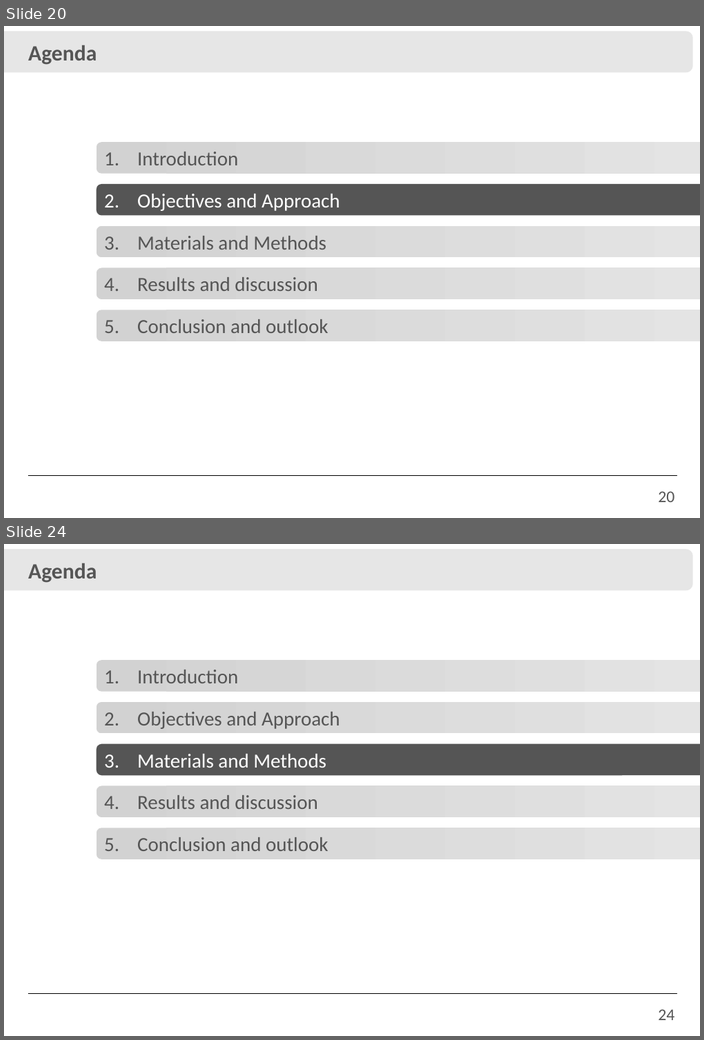
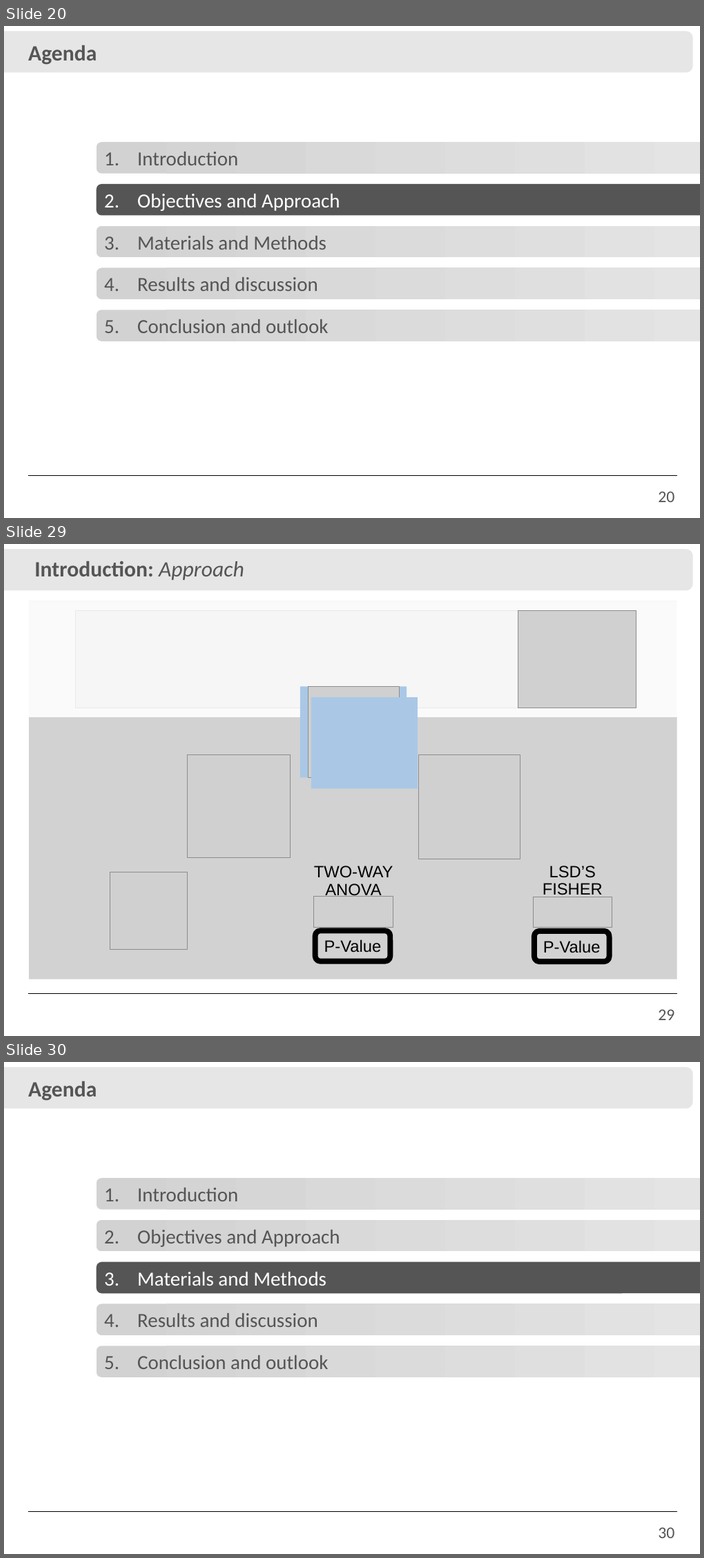
Before and after one commit to IvanRehder/Dissertacao, a slide deck: Apresentação/Apresentação.pptx. Shown one above the other, each under a label of ours: slides 20 and 24 before the commit, slides 20, 29 and 30 after it; the slides between them are not shown. The pictures are 704x1040 and 704x1558 pixels, drawn with LibreOffice and Linux fonts; fonts in the diff are those of the drawing; grey boxes stand for pictures; background and template pictures are left out. Boxes give left, top, right and bottom in pixels: in the first picture for what was removed or moved away, otherwise in the second. Text is boxed around its words. In the diff, an @@ line names an element or a change of style, - is before the commit and + after.

```diff
--- a/Apresentação/Apresentação.pptx
+++ b/Apresentação/Apresentação.pptx
@@ slide 29 added at [4,544,700,1036], background #FFFFFF; not listed: 3 template elements that a slide beside it also shows @@
@@ text added at [34,561,244,580], 24 pt, text #555555, bold @@
+Introduction: Approach
@@ group added at [29,601,677,718]: 2 rectangles, 2 pictures @@
@@ rectangle added at [299,686,406,777], fill #AAC8E6 @@
@@ picture added at [308,686,399,777] @@
@@ rectangle added at [311,697,417,788], fill #AAC8E6 @@
@@ rectangle added at [29,717,677,979], fill #D2D2D2 @@
@@ picture added at [188,755,290,857] @@
@@ picture added at [418,755,519,859] @@
@@ picture added at [110,872,188,949] @@
@@ text added at [314,866,393,897], 18 pt, text #000000 @@
+TWO-WAY ANOVA
@@ text added at [542,866,602,897], 18 pt, text #000000 @@
+LSD’S FISHER TEST
@@ picture added at [313,896,392,927] @@
@@ picture added at [533,897,611,928] @@
@@ rounded rectangle added at [314,930,390,961], outline #000000 6 pt, 18 pt, text #000000 @@
+P-Value
@@ rounded rectangle added at [534,931,608,961], outline #000000 6 pt, 18 pt, text #000000 @@
+P-Value
@@ what was slide 24 is now slide 30 @@
@@ page number at [657,1527,674,1538]: text changed @@
-24
+30
```
Also in this commit, not shown: 16 slides changed, 7 other slides added, 3 slides removed, 47 other files.
